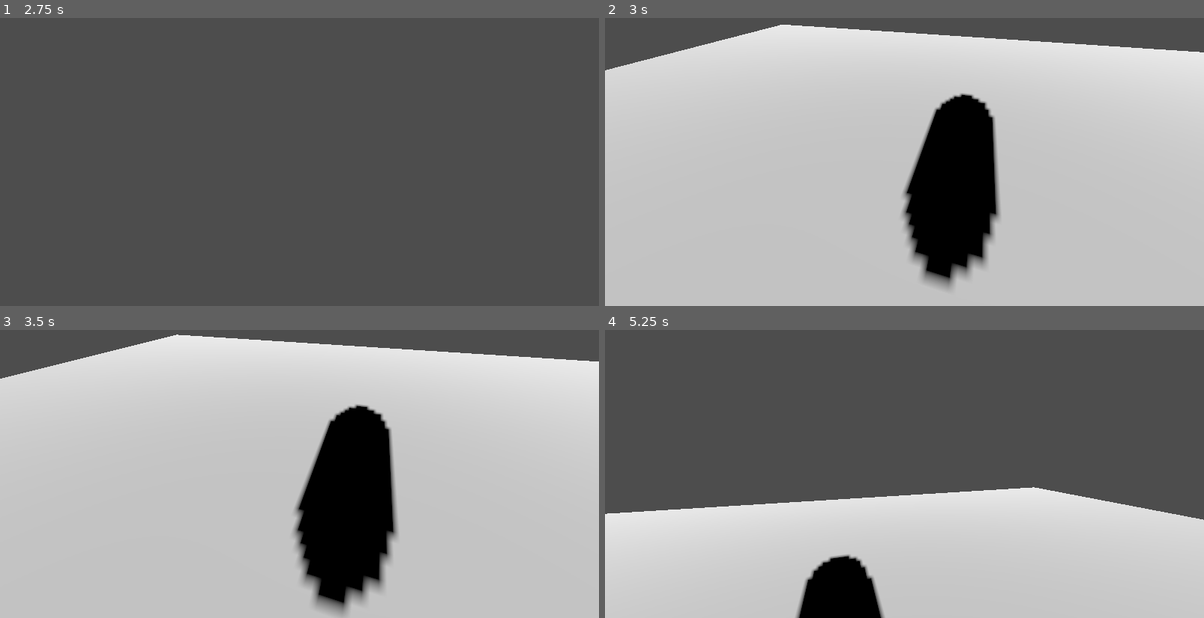
Above: before the commit, frames 1-4 (two rows, left to right).
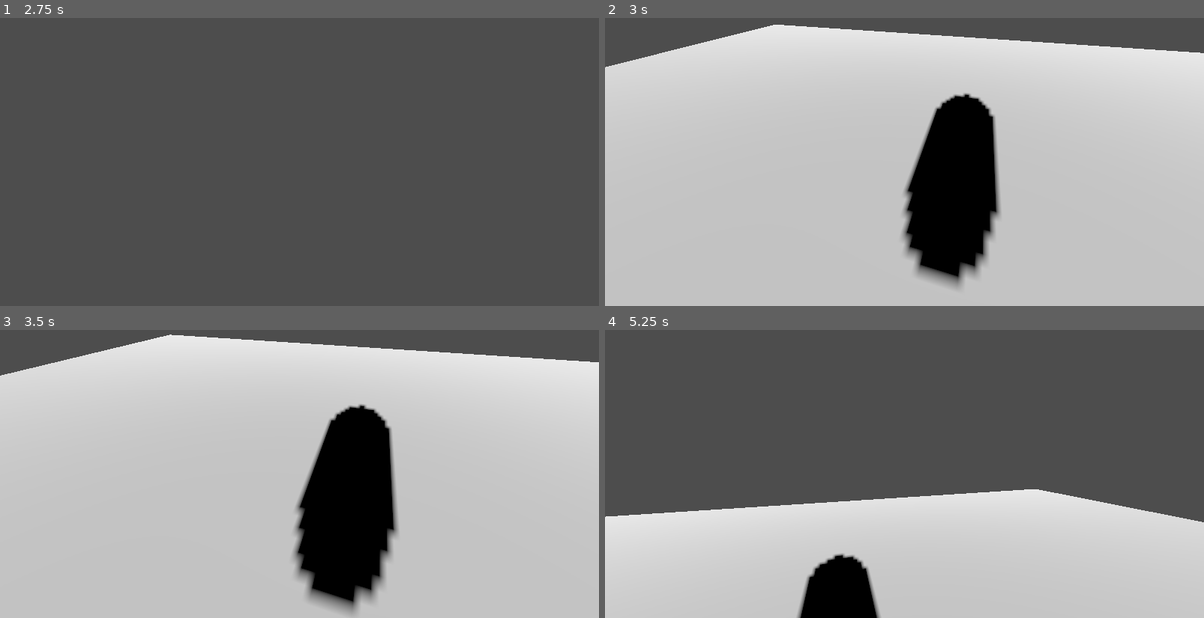
Above: after the commit, the same moments.

Repository: Colorful-Orange-Juice/Tower
Game: Godot game, scene res://scenes/tests/test1/test_scene.tscn
Same seed, same stepped clock (60 frames per second), same inputs: the game is played once before the commit and once after it.
Inputs (mouse positions are in pixels of both pictures, inside the frame that each line leads up to):
- Up to frame 1 (2.75 s): tap Enter (ui_accept) at 0.5, 0.77, 1.52 s; move the mouse to (431, 121) at 0.52 s; tap S (move_b) at 0.6 s; move the mouse to (179, 156) at 1.27 s; tap W (move_f) at 1.35 s; move the mouse to (359, 64) at 2.02 s; tap A (move_l) at 2.1 s
- Up to frame 2 (3 s): tap Enter (ui_accept) at 2.75 s; move the mouse to (874, 205) at 2.77 s; tap D (move_r, bound only after the commit) at 2.85 s
- Up to frame 3 (3.5 s): tap Enter (ui_accept) at 3.02 s
- Up to frame 4 (5.25 s): move the mouse to (1084, 499) at 3.52 s; tap F (move_r, bound only before the commit) at 3.6 s; tap Enter (ui_accept) at 3.77, 4.52, 5 s; move the mouse to (724, 399) at 4.27 s; tap S (move_b) at 4.35 s; move the mouse to (934, 450) at 5.02 s; tap W (move_f) at 5.1 s

Frame 1 is identical in both runs. In frame 2, 1.4% of the frame differs, in the area x 0-100%, y 2-94%; in frame 3, 1.6%, in the area x 0-100%, y 1-99%; in frame 4, 1.2%.

Commit message:
fixed right movement keybind

Diff:
--- a/project.godot
+++ b/project.godot
@@ -24,7 +24,7 @@
 }
 move_r={
 "deadzone": 0.2,
-"events": [Object(InputEventKey,"resource_local_to_scene":fa …(140 unchanged characters)… d":false,"keycode":0,"physical_keycode":70,"key_label":0,"unicode":102,"location":0,"echo":false,"script":null)
+"events": [Object(InputEventKey,"resource_local_to_scene":fa …(140 unchanged characters)… d":false,"keycode":0,"physical_keycode":68,"key_label":0,"unicode":100,"location":0,"echo":false,"script":null)
 ]
 }
 move_f={
